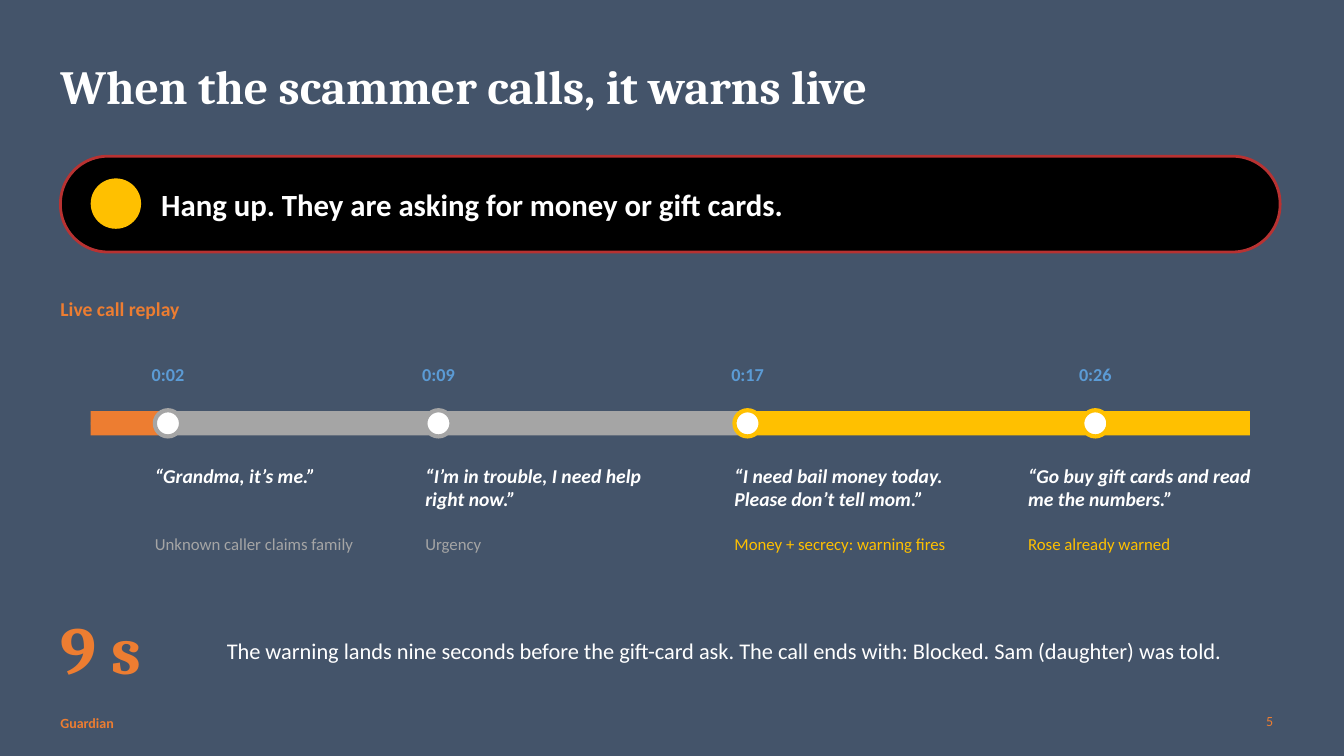
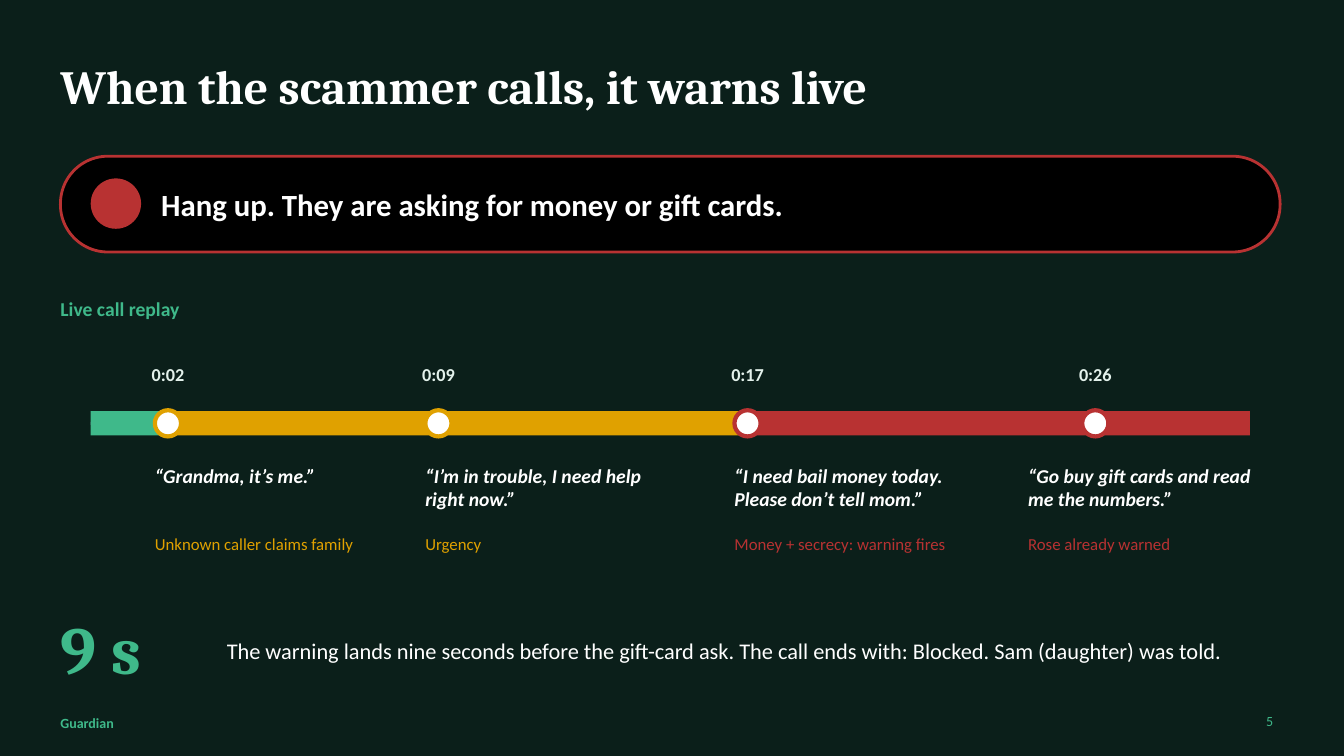
Before and after one commit to aravindramesh2806/Guardian, a slide deck: slide 5 of presentation/Guardian.pptx. Drawn at 1344x756 pixels with LibreOffice and Linux fonts; fonts in the diff are those of the drawing. Boxes give left, top, right and bottom in pixels: in the first picture for what was removed or moved away, otherwise in the second. Text is boxed around its words. In the diff, an @@ line names an element or a change of style, - is before the commit and + after.

```diff
--- a/presentation/Guardian.pptx
+++ b/presentation/Guardian.pptx
@@ background #44546A to #0B1F1A @@
@@ ellipse at (91,178,141,229): fill #FFC000 to #B83232 @@
@@ text colour #5B9BD5 to #E3F1EB in 4 elements at (152,369,185,381), (422,369,455,381), (731,369,764,381), (1079,368,1112,381) @@
@@ rectangle at (91,411,168,436): fill #ED7D31 to #3FB98A @@
@@ ellipse at (155,410,181,437): outline #A5A5A5 3 pt to #E0A100 3 pt @@
@@ rectangle at (168,411,748,436): fill #A5A5A5 to #E0A100 @@
@@ ellipse at (425,410,452,437): outline #A5A5A5 3 pt to #E0A100 3 pt @@
@@ ellipse at (735,410,761,437): outline #FFC000 3 pt to #B83232 3 pt @@
@@ rectangle at (748,411,1250,436): fill #FFC000 to #B83232 @@
@@ ellipse at (1083,410,1109,437): outline #FFC000 3 pt to #B83232 3 pt @@
@@ text "Unknown caller claims family" at (155,538,353,553): text colour #A5A5A5 to #E0A100 @@
@@ text "Urgency" at (425,539,481,553): text colour #A5A5A5 to #E0A100 @@
@@ text "Money + secrecy: warning fires" at (734,538,945,553): text colour #FFC000 to #B83232 @@
@@ text "Rose already warned" at (1028,538,1170,553): text colour #FFC000 to #B83232 @@
@@ text colour #ED7D31 to #3FB98A in 4 elements at (60,302,180,319), (60,628,141,675), (1266,717,1273,726), (60,718,113,728) @@
```
Also in this commit, not shown: 11 other slides changed, 1 other file.
